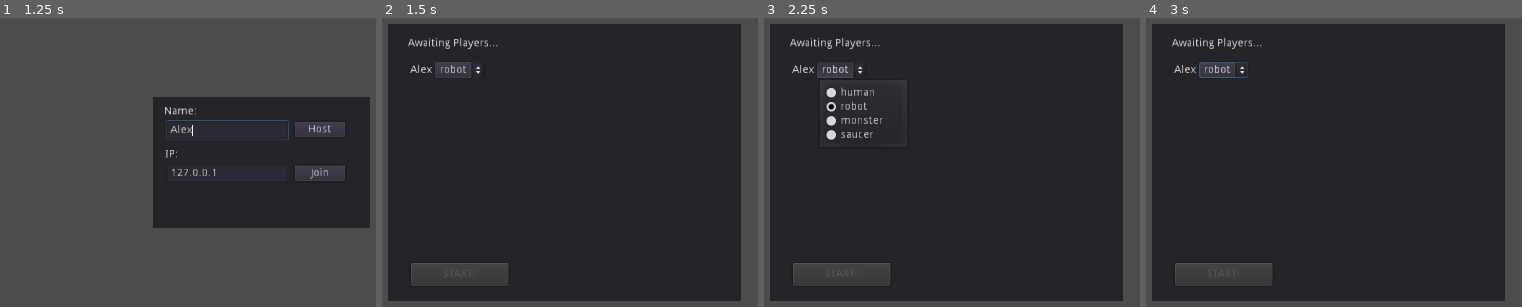
Above: before the commit, frames 1-4 (left to right).
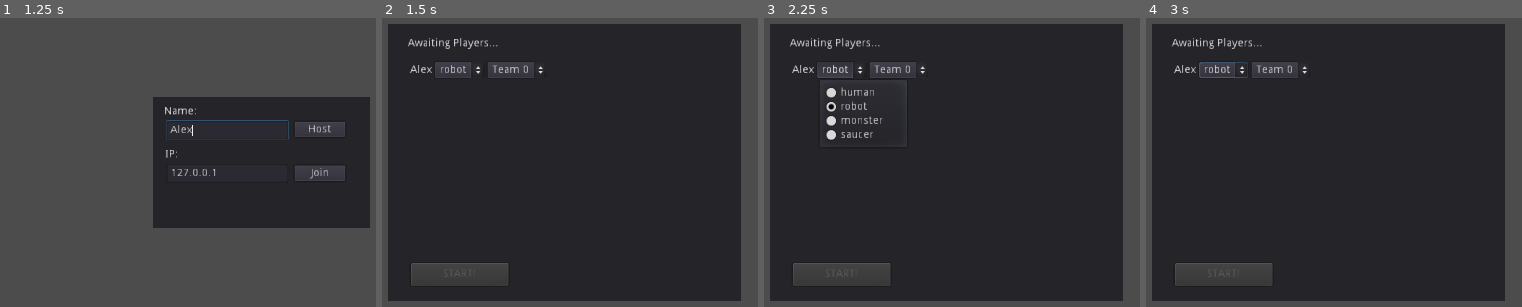
Above: after the commit, the same moments.

Repository: EamonnMR/orbital_fortress
Game: Godot game, scene res://lobby.tscn
Same seed, same stepped clock (60 frames per second), same inputs: the game is played once before the commit and once after it.
Inputs (mouse positions are in pixels of both pictures, inside the frame that each line leads up to):
- Up to frame 1 (1.25 s): click (225, 130) at 0.52 s; type "Alex" at 0.6 s
- Up to frame 2 (1.5 s): click "Host" at 1.25 s
- Up to frame 3 (2.25 s): click "robot" at 2 s
- Up to frame 4 (3 s): click (1281, 70) at 2.75 s, where only the run after the commit has a clickable "Team 0"

Frame 1 is identical in both runs. In frame 2, 0.5% of the frame differs, in the area x 28-43%, y 15-21%; in frame 3, 0.5%; in frame 4, 0.5%.

Commit message:
Team selection in lobby

Diff:
--- a/LobbyPlayer.gd
+++ b/LobbyPlayer.gd
@@ -6,6 +6,9 @@
 var player_id = null
 
 func _ready():
+	$team_choice.add_item("Team 0")
+	$team_choice.add_item("Team 1")
+
 	for species in gamestate.player_types.values():
 		$ship_choice.add_item(species["name"])
 
@@ -15,11 +18,13 @@
 	$is_bot.pressed = is_bot
 	$name.text = attributes["name"]
 	$ship_choice.select(attributes["ship_choice"])
+	$team_choice.select(attributes["team"])
 
 func _on_ship_choice_item_selected(id):
-	print("Emitting list item changed")
 	emit_signal("list_item_changed", player_id, "ship_choice", id)
 
+func _on_team_choice_item_selected(id):
+	emit_signal("list_item_changed", player_id, "team", id)
 
 func _on_remove_pressed():
 	emit_signal("remove_player", player_id)
--- a/LobbyPlayer.tscn
+++ b/LobbyPlayer.tscn
@@ -22,6 +22,11 @@
 margin_bottom = 40.0
 text = "Ship Type"
 
+[node name="team_choice" type="OptionButton" parent="."]
+margin_left = 179.0
+margin_right = 208.0
+margin_bottom = 40.0
+
 [node name="is_bot" type="CheckButton" parent="."]
 visible = false
 margin_left = 179.0
@@ -38,4 +43,5 @@
 margin_bottom = 40.0
 text = "Remove"
 [connection signal="item_selected" from="ship_choice" to="." method="_on_ship_choice_item_selected"]
+[connection signal="item_selected" from="team_choice" to="." method="_on_team_choice_item_selected"]
 [connection signal="pressed" from="remove" to="." method="_on_remove_pressed"]
--- a/gamestate.gd
+++ b/gamestate.gd
@@ -231,7 +231,7 @@
 	end_game()
 
 func _add_player_to_list(id, name, ship_choice):
-	players[id] = {"id": id, "name": name, "ship_choice": ship_choice}
+	players[id] = {"id": id, "name": name, "ship_choice": ship_choice, "team": 0}
 
 func _ready():
 	get_tree().connect("network_peer_connected", self, "_player_connected")
--- a/lobby.gd
+++ b/lobby.gd
@@ -108,13 +108,17 @@
 	gamestate.modify_player_attribute(player_id, attr, value)
 
 func _clear_list():
-	for n in $Players/List.get_children():
-		$Players/List.remove_child(n)
-		n.queue_free()
+	for list in [$Players/List_t0, $Players/List_t1]:
+		for n in list.get_children():
+			list.remove_child(n)
+			n.queue_free()
 
 func _add_lobby_player(player):
 	var lobby_player = preload("res://LobbyPlayer.tscn").instance()
-	$Players/List.add_child(lobby_player)
+	if(player["team"]) == 0:
+		$Players/List_t0.add_child(lobby_player)
+	if(player["team"]) == 1:
+		$Players/List_t1.add_child(lobby_player)
 	lobby_player.set_attributes(player, false)
 	lobby_player.connect("list_item_changed", self, "_on_update_player_config_in_lobby")
 	lobby_player.connect("remove_player", self, "_on_kick_player")
--- a/lobby.tscn
+++ b/lobby.tscn
@@ -63,11 +63,23 @@
 "_edit_use_anchors_": false
 }
 
-[node name="List" type="VBoxContainer" parent="Players"]
+[node name="List_t0" type="VBoxContainer" parent="Players"]
 margin_left = 29.0
 margin_top = 49.0
-margin_right = 430.0
+margin_right = 218.0
 margin_bottom = 292.0
+__meta__ = {
+"_edit_use_anchors_": false
+}
+
+[node name="List_t1" type="VBoxContainer" parent="Players"]
+margin_left = 247.537
+margin_top = 46.5445
+margin_right = 436.537
+margin_bottom = 289.545
+__meta__ = {
+"_edit_use_anchors_": false
+}
 
 [node name="Connect" type="Panel" parent="."]
 anchor_left = 0.5
